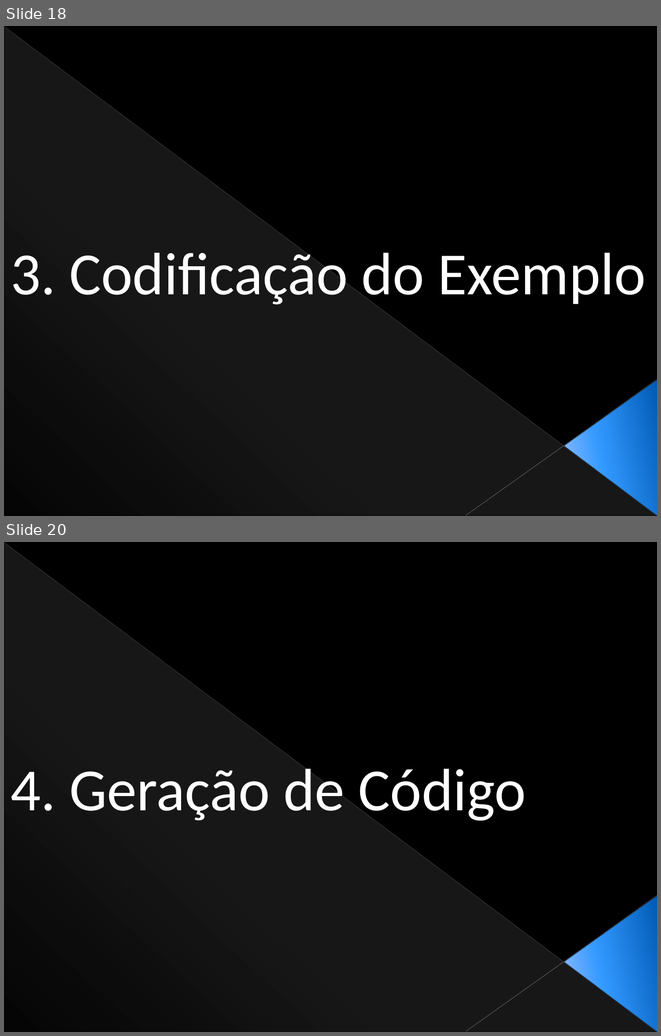
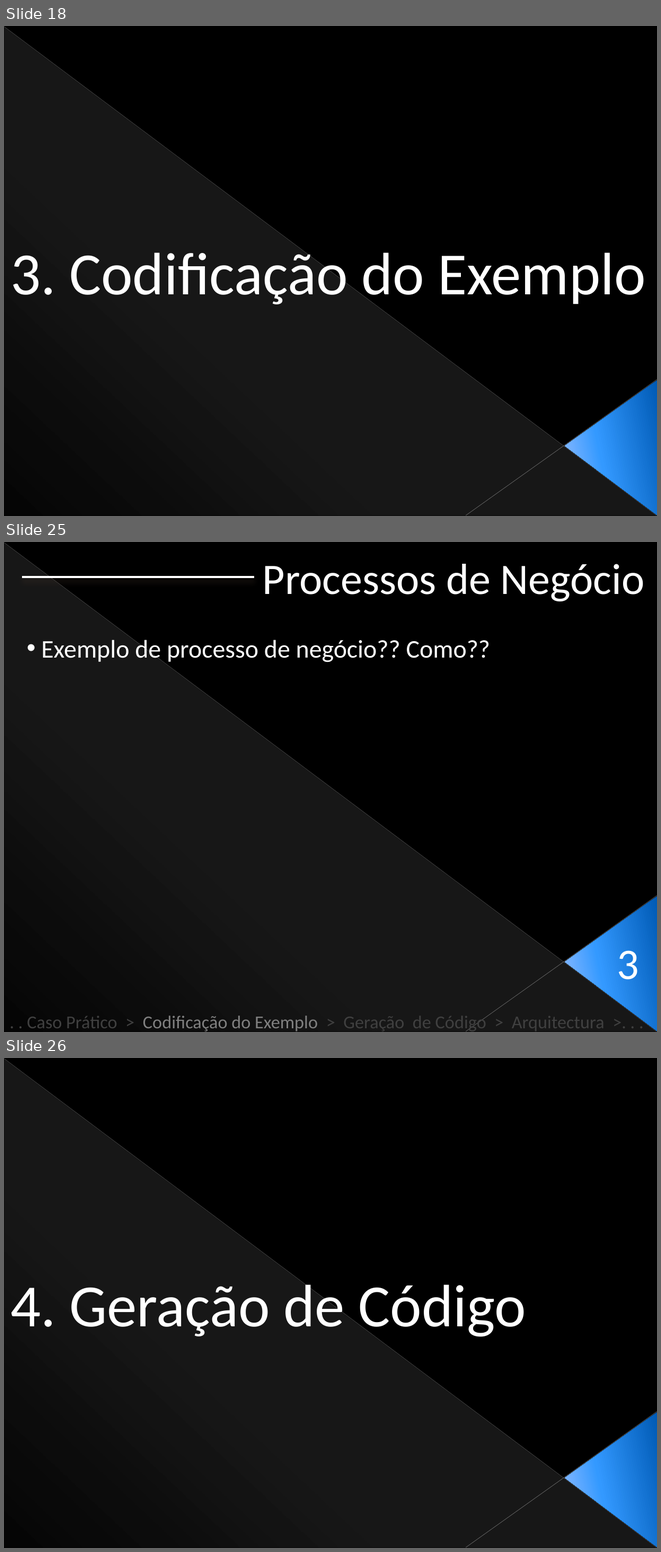
Before and after one commit to Netivski/projectoseminario, a slide deck: Apresentação Final/Presentation Sketch.pptx. Shown one above the other, each under a label of ours: slides 18 and 20 before the commit, slides 18, 25 and 26 after it; the slides between them are not shown. The pictures are 661x1036 and 661x1552 pixels, drawn with LibreOffice and Linux fonts; fonts in the diff are those of the drawing. Boxes give left, top, right and bottom in pixels: in the first picture for what was removed or moved away, otherwise in the second. Text is boxed around its words. In the diff, an @@ line names an element or a change of style, - is before the commit and + after.

```diff
--- a/Apresentação Final/Presentation Sketch.pptx
+++ b/Apresentação Final/Presentation Sketch.pptx
@@ slide 25 added at [4, 542, 657, 1032], background #000000; not listed: 4 template elements that a slide beside it also shows @@
@@ text added at [263, 564, 645, 601], 48 pt, text #FFFFFF @@
+Processos de Negócio
@@ line added from (254, 578) to (21, 578), #FFFFFF 2 pt @@
@@ text added at [41, 640, 491, 662], 28 pt, text #FFFFFF @@
+• Exemplo de processo de negócio?? Como??
@@ text added at [617, 950, 639, 979], 48 pt, text #FFFFFF @@
+3
@@ text added at [27, 1015, 604, 1031], 20 pt, text #404040 @@
+. . Caso Prático > Codificação do Exemplo > Geração de Código > Arquitectura >. . .
@@ what was slide 20 is now slide 26 @@
```
Also in this commit, not shown: 4 slides changed, 5 other slides added.
